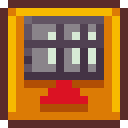
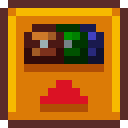
Two versions of the same layered image (128×128). Layer-by-layer changes:
hid "Layer 2" over bbox(24, 16, 64, 80)
hid "Layer 3" over bbox(48, 16, 88, 80)
hid "Layer 4" over bbox(64, 16, 104, 80)
added layer "Layer 6" in group "Group 1" over bbox(24, 24, 64, 64)
added layer "Layer 8" in group "Group 1" over bbox(48, 24, 104, 64)
added layer "Layer 7" in group "Group 1" over bbox(64, 24, 104, 64)
painted on "Layer 5" over bbox(24, 64, 104, 88)
painted on "Layer 1" over bbox(24, 48, 104, 88)
